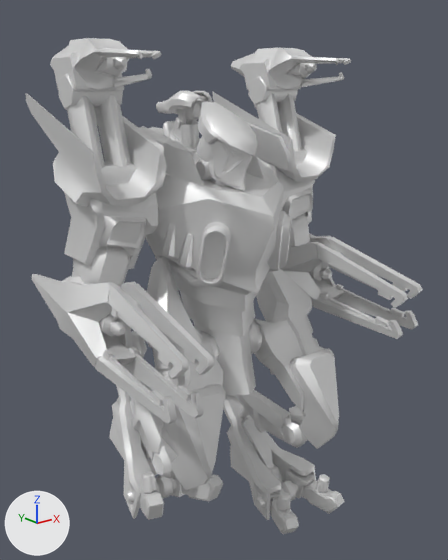
Before and after pictures for a commit that changed the glTF model glb/legeheatraymech_old.glb.
Rendered twice from a camera (50 mm lens) standing at (-112.9, -147.2, 139.6) and looking at (0.2, -5.9, 83.0). The lights are fixed; the arrows at lower left show +X, +Y and +Z. The older version comes first. Both versions are drawn at frame 8 of the action 'ActivateOpen'; the numbers are the values there.

In view in the first picture: 'head', 'lArmGun', 'lArmLowerArm', 'lArmShoulderGun', 'lArmUpperArm', 'lLegShin', 'lLegUpperThigh', 'legJointTorso', 'rArmGun', 'rArmLowerArm', 'rArmShoulderGun', 'rArmShoulderPivot', 'rArmUpperArm', 'rLegUpperThigh', 'upperTorso' and 19 more.
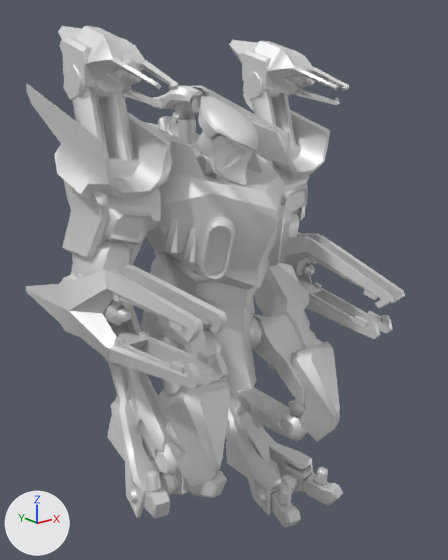
ob_larmrotationflare is not drawn itself; it is the parent of ob_larmgun.
ob_rarmrotationflare is not drawn itself; it is the parent of ob_rarmgun.

The change, as a list of edits to the scene's bpy script:
```text
Change ob_legjointtorso:
    ob_legjointtorso.location: (0.0, -5.6, 69.9) -> (0.0, -5.6, 71.4)
    ob_legjointtorso.rotation_euler: (0.0, 0.0, 0.0) -> (0.0, 0.0, 0.0638)  # degrees (0, 0, 0) -> degrees (0, 0, 3.7)
Change ob_larmupperarm:
    ob_larmupperarm.rotation_euler: (0.0, 0.0, 0.0) -> (-0.000982, 0.0112, -0.000011)  # degrees (0, 0, 0) -> degrees (-0.1, 0.6, -0)
Change ob_larmlowerarm:
    ob_larmlowerarm.rotation_euler: (0.0, -0.314, 0.0) -> (0.256, -0.277, -0.033)  # degrees (0, -18, 0) -> degrees (15, -16, -1.9)
Change ob_larmrotationflare:
    ob_larmrotationflare.rotation_euler: (0.0, 0.15, 0.0) -> (0.0, 0.314, 0.0)  # degrees (0, 8.6, 0) -> degrees (0, 18, 0)
Change ob_larmgun:
    ob_larmgun.rotation_euler: (0.137, 0.0, 0.0) -> (0.0, 0.0, 0.0)  # degrees (7.8, 0, 0) -> degrees (0, 0, 0)
Change ob_larmshouldergun:
    ob_larmshouldergun.rotation_euler: (0.291, 0.0, 0.0) -> (0.582, 0.0, 0.0)  # degrees (17, 0, 0) -> degrees (33, 0, 0)
Change ob_rarmupperarm:
    ob_rarmupperarm.rotation_euler: (0.0, 0.0, 0.0) -> (0.00419, 0.0476, 0.0002)  # degrees (0, 0, 0) -> degrees (0.2, 2.7, 0)
Change ob_rarmlowerarm:
    ob_rarmlowerarm.rotation_euler: (0.0, 0.314, 0.0) -> (-0.0265, 0.293, -0.0053)  # degrees (0, 18, 0) -> degrees (-1.5, 17, -0.3)
Change ob_rarmrotationflare:
    ob_rarmrotationflare.rotation_euler: (0.0, -0.15, 0.0) -> (0.0, -0.314, 0.0)  # degrees (0, -8.6, 0) -> degrees (0, -18, 0)
Change ob_rarmgun:
    ob_rarmgun.rotation_euler: (0.137, 0.0, 0.0) -> (0.0, 0.0, 0.0)  # degrees (7.8, 0, 0) -> degrees (0, 0, 0)
Change ob_rarmshouldergun:
    ob_rarmshouldergun.rotation_euler: (0.291, 0.0, 0.0) -> (0.582, 0.0, 0.0)  # degrees (17, 0, 0) -> degrees (33, 0, 0)
```

Location of each change, (x1, y1, x2, y2) in pixels of the pictures (448 x 560 px):
'rArmGun', moved, turned
    before: (32, 274, 214, 424)
    after: (25, 264, 228, 389)
'upperTorso', moved, turned
    before: (140, 121, 292, 295)
    after: (142, 116, 292, 290)
'rArmUpperArm', moved, turned
    before: (25, 93, 167, 269)
    after: (26, 83, 172, 265)
'rLegUpperThigh', moved, turned
    before: (146, 256, 226, 490)
    after: (141, 252, 231, 487)
'lLegUpperThigh', moved, turned
    before: (254, 268, 339, 449)
    after: (253, 265, 340, 441)
'lArmGun', moved, turned
    before: (280, 233, 423, 339)
    after: (278, 232, 405, 339)
'rArmShoulderGun', moved, turned
    before: (50, 38, 161, 92)
    after: (58, 26, 179, 109)
'lArmUpperArm', moved, turned
    before: (212, 91, 336, 224)
    after: (205, 87, 330, 221)
'rArmShoulderPivot', moved, turned
    before: (59, 74, 131, 169)
    after: (63, 64, 135, 161)
'lLegShin', moved, turned
    before: (223, 394, 316, 520)
    after: (225, 392, 313, 515)
'lArmShoulderGun', moved, turned
    before: (231, 47, 351, 91)
    after: (229, 40, 349, 105)
'head', moved, turned
    before: (197, 102, 258, 191)
    after: (197, 97, 259, 185)
'rLegShin', moved, turned
    before: (112, 331, 158, 519)
    after: (105, 358, 161, 518)
'lLegFrontFoot', moved, turned
    before: (256, 468, 345, 534)
    after: (256, 462, 343, 528)
'rLegTibio', moved, turned
    before: (129, 380, 177, 479)
    after: (119, 365, 184, 476)
'rLegFrontFoot', moved, turned
    before: (125, 472, 223, 520)
    after: (128, 470, 227, 518)
'legJointTorso', moved, turned
    before: (193, 321, 256, 396)
    after: (202, 323, 257, 391)
'lLegtTibio', moved, turned
    before: (234, 389, 307, 448)
    after: (230, 387, 307, 441)
'lArmShoulderPivot', moved, turned
    before: (248, 76, 302, 151)
    after: (243, 72, 296, 147)
'rArmLowerArm', moved, turned
    before: (72, 245, 133, 288)
    after: (71, 239, 134, 278)
'lowerTorso', moved, turned
    before: (180, 291, 255, 337)
    after: (180, 287, 255, 332)
'midTorso', moved, turned
    before: (172, 272, 260, 312)
    after: (174, 269, 258, 307)
'aaTurret', moved, turned
    before: (158, 91, 212, 120)
    after: (154, 86, 209, 115)
'aaBase', moved, turned
    before: (173, 109, 199, 149)
    after: (170, 104, 196, 145)
'rArmShoulderJoint', moved, turned
    before: (101, 161, 136, 186)
    after: (109, 154, 140, 178)
'lArmLowerArm', moved, turned
    before: (289, 214, 310, 248)
    after: (288, 209, 300, 238)
'lLegBackFoot', moved, turned
    before: (230, 446, 283, 482)
    after: (226, 442, 281, 477)
'neck', moved, turned
    before: (196, 154, 227, 187)
    after: (197, 148, 230, 182)
'rLegBackFoot', moved, turned
    before: (109, 419, 158, 476)
    after: (107, 416, 160, 473)
'lLegThighPivot', moved, turned
    before: (249, 320, 262, 355)
    after: (249, 316, 262, 349)
'lLegThighJoint', moved, turned
    before: (270, 370, 305, 423)
    after: (267, 362, 306, 417)
'rLegThighJoint', moved, turned (mostly hidden)
    before: (161, 425, 179, 456)
    after: (162, 379, 185, 453)
'lArmShoulderJoint', moved, turned (mostly hidden)
    before: (294, 148, 307, 165)
    after: (291, 144, 301, 160)
'rLegThighPivot', moved, turned (mostly hidden)
    before: (203, 332, 219, 359)
    after: (205, 328, 221, 353)
'aaBarrel', moved, turned
    before: (156, 102, 176, 114)
    after: (152, 97, 172, 109)
